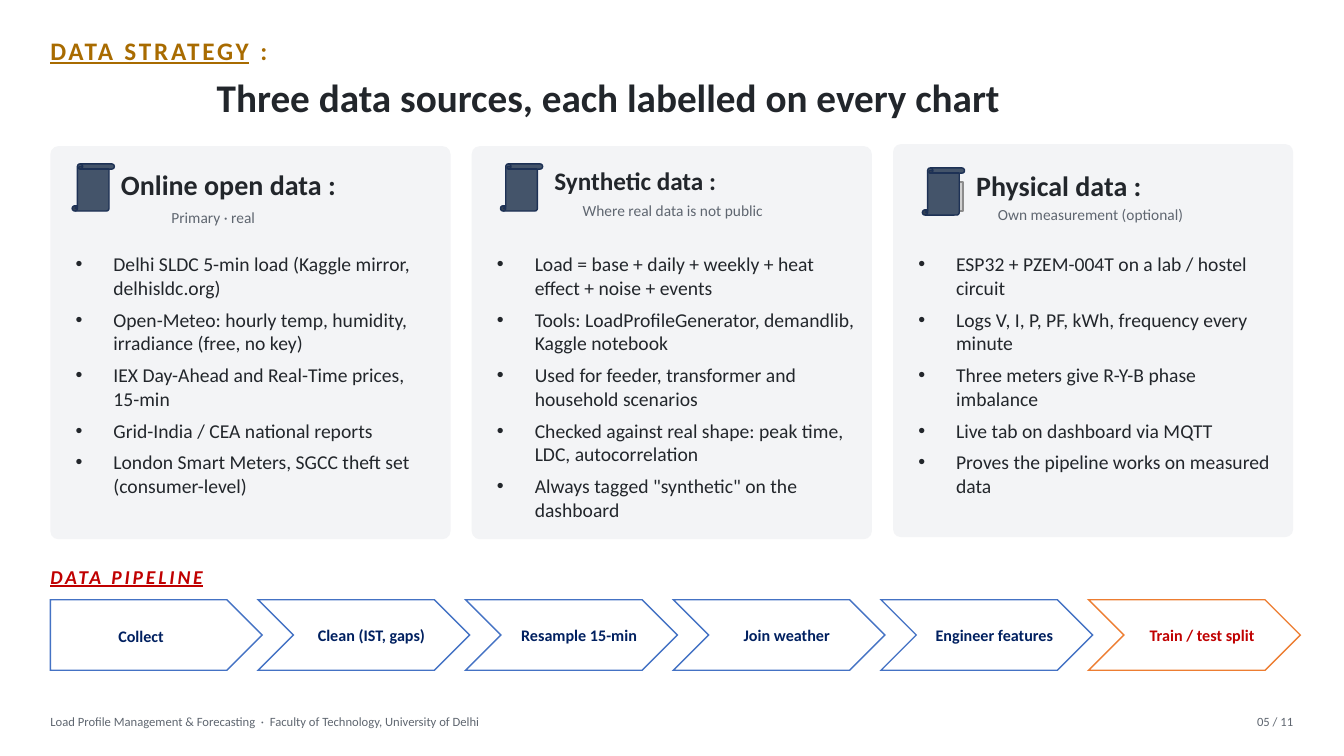
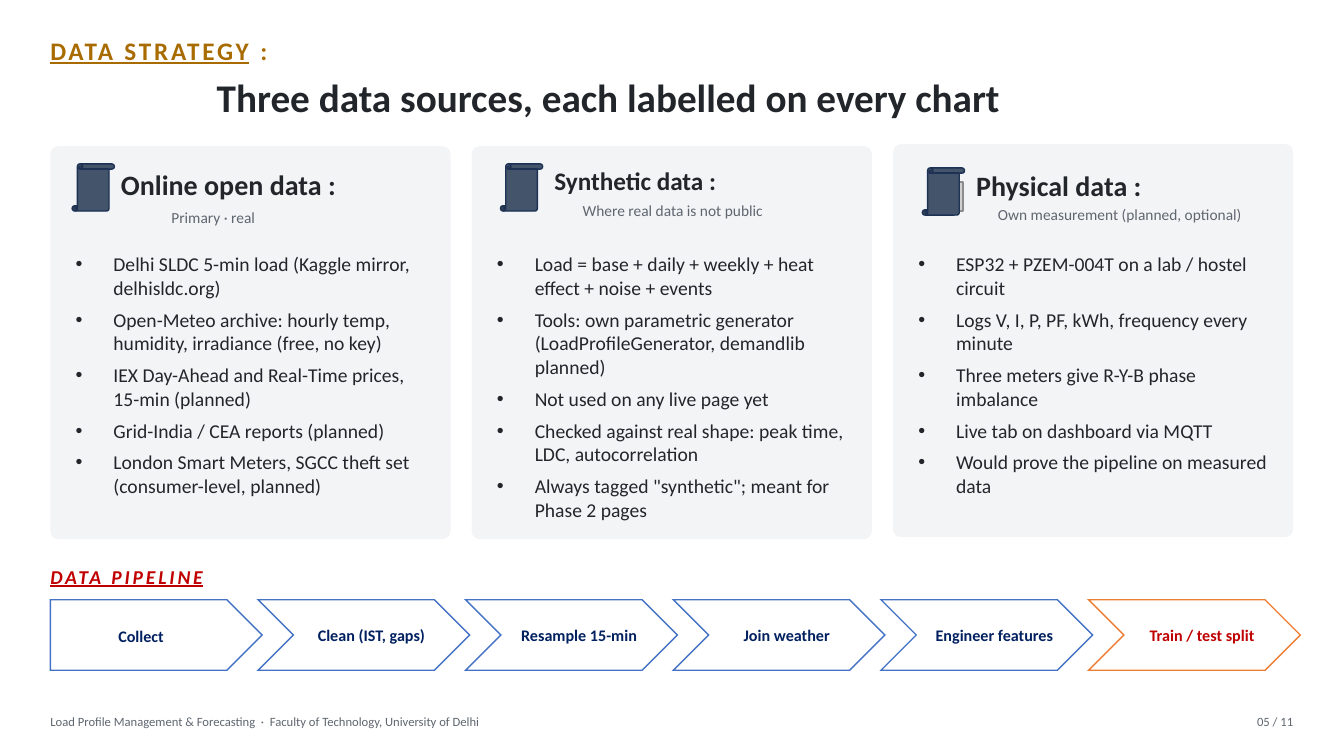
Before and after one commit to Vansh-lab/lpmf, a slide deck: slide 5 of docs/LPMF_Project_Presentation.pptx. Drawn at 1344x756 pixels with LibreOffice and Linux fonts; fonts in the diff are those of the drawing; grey boxes stand for pictures. Boxes give left, top, right and bottom in pixels: in the first picture for what was removed or moved away, otherwise in the second. Text is boxed around its words. In the diff, an @@ line names an element or a change of style, - is before the commit and + after.

```diff
--- a/docs/LPMF_Project_Presentation.pptx
+++ b/docs/LPMF_Project_Presentation.pptx
@@ text at (x1=998, y1=209, x2=1242, y2=223): text changed @@
-Own measurement (optional)
+Own measurement (planned, optional)
@@ text at (x1=113, y1=313, x2=409, y2=496): text changed @@
-• Open-Meteo: hourly temp, humidity, irradiance (free, no key)
-• IEX Day-Ahead and Real-Time prices, 15-min
-• Grid-India / CEA national reports
-• London Smart Meters, SGCC theft set (consumer-level)
+• Open-Meteo archive: hourly temp, humidity, irradiance (free, no key)
+• IEX Day-Ahead and Real-Time prices, 15-min (planned)
+• Grid-India / CEA reports (planned)
+• London Smart Meters, SGCC theft set (consumer-level, planned)
@@ text at (x1=535, y1=313, x2=805, y2=410): text changed @@
-• Tools: LoadProfileGenerator, demandlib, Kaggle notebook
-• Used for feeder, transformer and household scenarios
+• Tools: own parametric generator (LoadProfileGenerator, demandlib planned)
+• Not used on any live page yet
@@ text at (x1=535, y1=479, x2=830, y2=521): text changed @@
-• Always tagged "synthetic" on the dashboard
+• Always tagged "synthetic"; meant for Phase 2 pages
@@ text at (x1=956, y1=455, x2=1266, y2=493): text changed @@
-• Proves the pipeline works on measured data
+• Would prove the pipeline on measured data
```
Also in this commit, not shown: 7 other slides changed, 6 other files.
